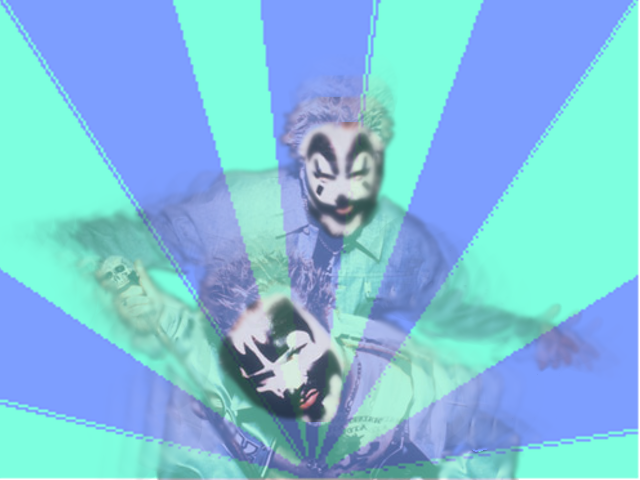
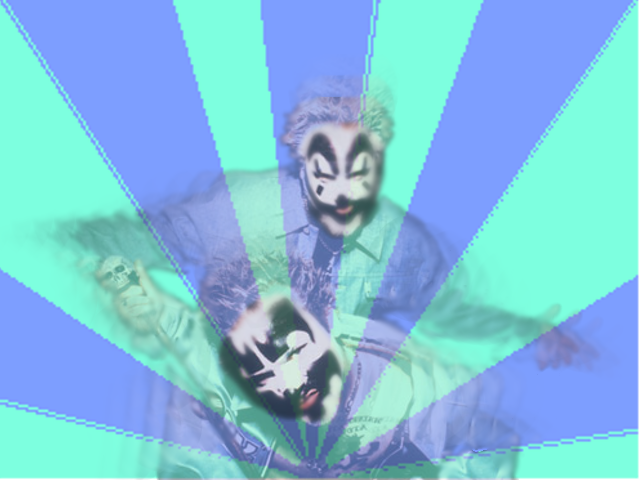
Layers edited between the first and the second 640 × 480 image:
painted on "Pasted Layer" over bbox(229, 119, 389, 427)
